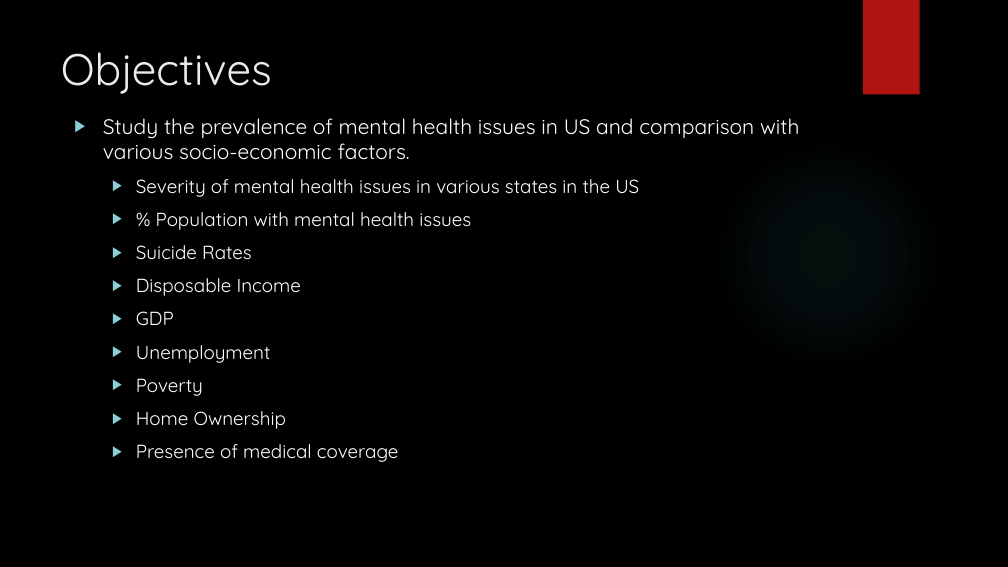
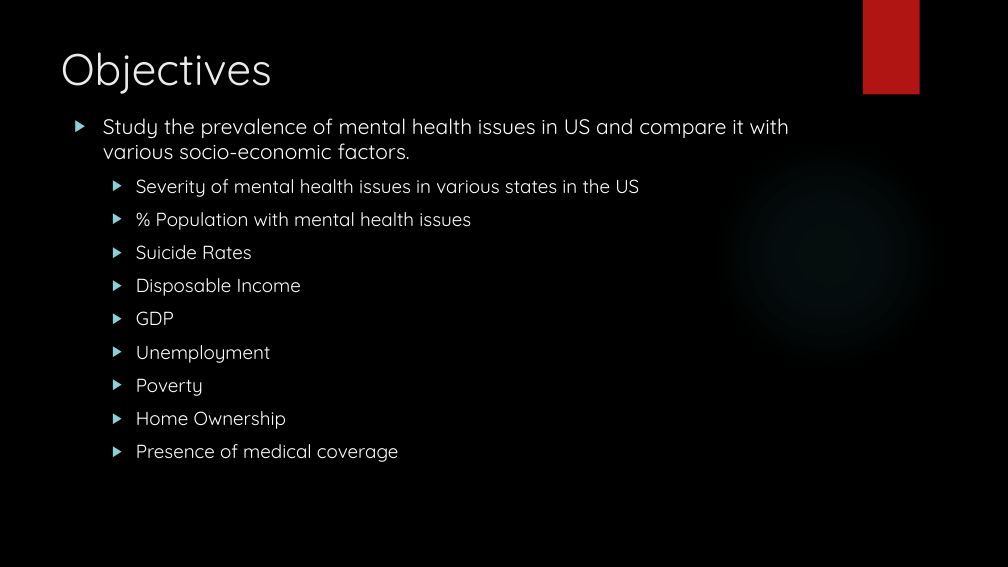
Before and after one commit to brian-e-haley/Mental_health_US, a slide deck: slide 2 of Output/MentalHealth_in_the_US.pptx (slide 4 before the commit). Drawn at 1008x567 pixels with LibreOffice and Linux fonts; fonts in the diff are those of the drawing; background and template pictures are left out. Boxes give left, top, right and bottom in pixels: in the first picture for what was removed or moved away, otherwise in the second. Text is boxed around its words. In the diff, an @@ line names an element or a change of style, - is before the commit and + after.

Commit message:
Updated presentation and code

```diff
--- a/Output/MentalHealth_in_the_US.pptx
+++ b/Output/MentalHealth_in_the_US.pptx
@@ text at (103,118,789,160): text changed @@
-▶ Study the prevalence of mental health issues in US and comparison with various socio-economic factors.
+▶ Study the prevalence of mental health issues in US and compare it with various socio-economic factors.
```
Also in this commit, not shown: 3 other slides changed, 1 slide added, 3 other files.
